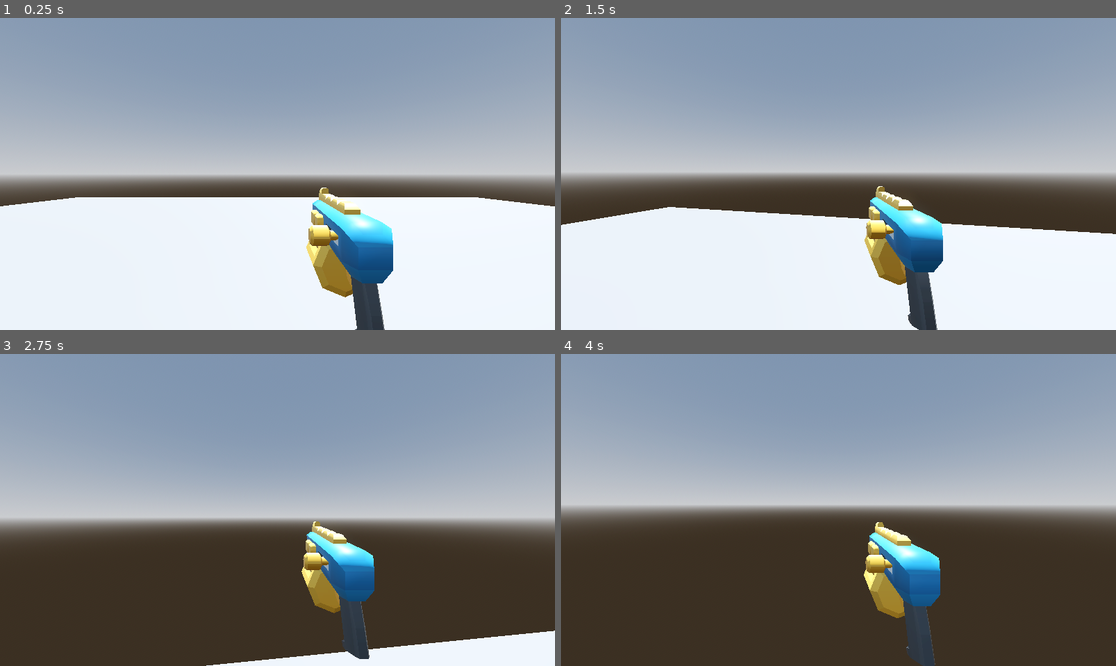
Above: before the commit, frames 1-4 (two rows, left to right).
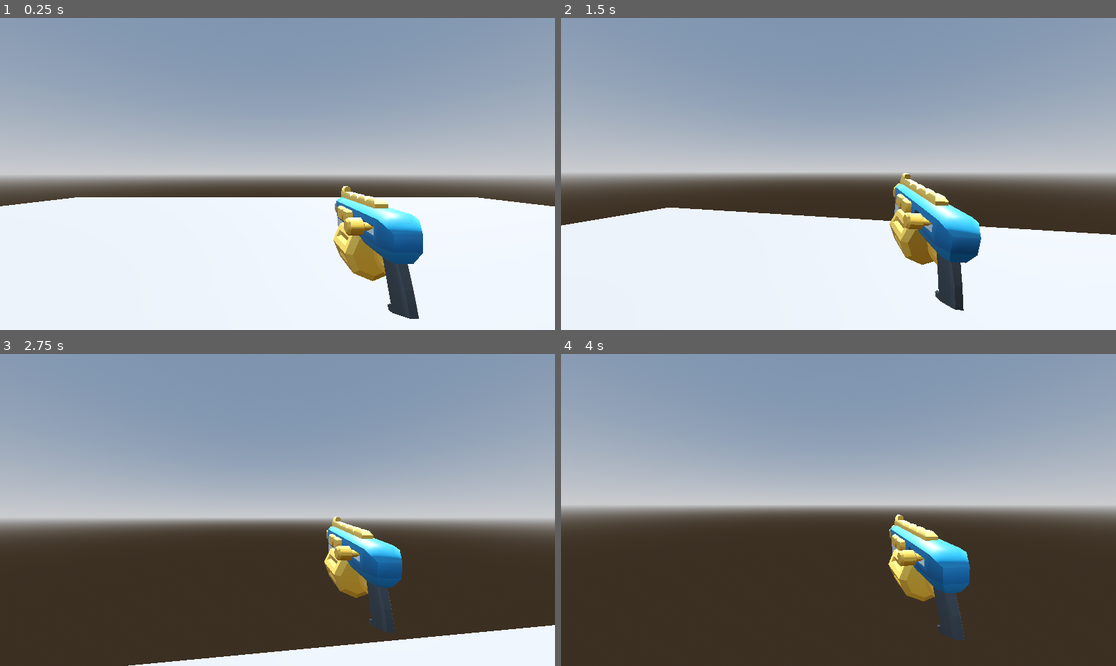
Above: after the commit, the same moments.

Repository: dalton-f/bloodsport
Game: Godot game, scene res://Entities/World/World.tscn
The game is run twice, just before and just after one commit, with the same random seed, the same clock (stepped at 60 frames per second) and the same inputs.
Inputs (mouse positions are in pixels of both pictures, inside the frame that each line leads up to):
- Up to frame 1 (0.25 s): no input
- Up to frame 2 (1.5 s): move the mouse to (866, 174) at 0.52 s; press the mouse at (866, 174) at 0.53 s; hold W (up) from 0.53 s (still down); tap Space (jump) at 0.77 s; move the mouse to (810, 174) at 1.27 s; release the mouse at (810, 174) at 1.28 s; click (810, 174) at 1.35 s
- Up to frame 3 (2.75 s): keep holding W (up); tap Space (jump) at 1.52 s; move the mouse to (288, 503) at 2.02 s; hold Shift (sprint) from 2.03 s (still down); click (288, 503) at 2.3 s
- Up to frame 4 (4 s): keep holding W (up); move the mouse to (832, 516) at 2.77 s; release Shift (sprint) at 2.78 s; click (832, 516) at 2.85 s; tap Space (jump) at 3.02, 3.77 s; move the mouse to (877, 513) at 3.52 s; press the mouse at (877, 513) at 3.53 s

The runs differ from the first frame. In frame 1, 6.4% of the frame differs, in the area x 0-100%, y 53-100%; in frame 2, 6.3%; in frame 3, 6.3%; in frame 4, 5.4%.

Commit message:
Juice up camera and add gun recoil

Diff:
--- a/Entities/Player/Player.gd
+++ b/Entities/Player/Player.gd
@@ -1,14 +1,15 @@
 extends CharacterBody3D
 
 var speed
+var default_weapon_holder_position : Vector3
 
 const WALK_SPEED = 5.0
 const SPRINT_SPEED = 8.0
 const JUMP_VELOCITY = 4.8
 const SENSITIVITY = 0.004
 
-const HEADBOB_FREQUENCY = 2.4
-const HEADBOB_AMPLITUDE = 0.05
+const HEADBOB_FREQUENCY = 2
+const HEADBOB_AMPLITUDE = 0.07
 var headbob_time = 0.0
 
 const BASE_FOV = 75.0
@@ -23,6 +24,7 @@
 
 func _ready():
 	Input.set_mouse_mode(Input.MOUSE_MODE_CAPTURED)
+	default_weapon_holder_position = weapon_manager.position
 
 func _unhandled_input(event):
 	if event is InputEventMouseMotion:
@@ -76,8 +78,33 @@
 
 	move_and_slide()
 
+	_cam_tilt(input_dir.x, delta)
+	_weapon_tilt(input_dir.x, delta)
+	_weapon_bob(velocity.length(), delta)
+
 func _headbob(time) -> Vector3:
 	var pos = Vector3.ZERO
 	pos.y = sin(time * HEADBOB_FREQUENCY) * HEADBOB_AMPLITUDE
 	pos.x = cos(time * HEADBOB_FREQUENCY / 2) * HEADBOB_AMPLITUDE
 	return pos
+
+func _cam_tilt(input_x, delta):
+	if camera:
+		camera.rotation.z = lerp(camera.rotation.z, -input_x * 0.02, 10 * delta)
+
+func _weapon_tilt(input_x, delta):
+	if weapon_manager:
+		weapon_manager.rotation.z = lerp(weapon_manager.rotation.z, -input_x * 0.02 * 10, 10 * delta)
+
+func _weapon_bob(vel : float, delta):
+	if weapon_manager:
+		if vel > 0 and is_on_floor():
+			var bob_amount : float = 0.01
+			var bob_freq : float = 0.01
+
+			weapon_manager.position.y = lerp(weapon_manager.position.y, default_weapon_holder_position.y + sin(Time.get_ticks_msec() * bob_freq) * bob_amount, 10 * delta)
+			weapon_manager.position.x = lerp(weapon_manager.position.x, default_weapon_holder_position.x + sin(Time.get_ticks_msec() * bob_freq * 0.5) * bob_amount, 10 * delta)
+
+		else:
+			weapon_manager.position.y = lerp(weapon_manager.position.y, default_weapon_holder_position.y, 10 * delta)
+			weapon_manager.position.x = lerp(weapon_manager.position.x, default_weapon_holder_position.x, 10 * delta)
--- a/Entities/Player/Player.tscn
+++ b/Entities/Player/Player.tscn
@@ -25,7 +25,7 @@
 [node name="Camera3D" type="Camera3D" parent="Head"]
 
 [node name="WeaponsManager" parent="Head/Camera3D" instance=ExtResource("3_vweq0")]
-transform = Transform3D(1, 0, 0, 0, 1, 0, 0, 0, 1, 0.3452071, -0.40005463, -0.8196671)
+transform = Transform3D(1, 0, 0, 0, 1, 0, 0, 0, 1, 0.5606173, -0.40005463, -0.970376)
 weapon_data = ExtResource("3_1des2")
 
 [node name="HealthComponent" parent="." instance=ExtResource("2_ww0jn")]
--- /dev/null
+++ b/Entities/Weapons/RecoilHandler/RecoilHandler.gd
@@ -0,0 +1,42 @@
+extends Node
+class_name RecoilHandler
+
+@export var target_object : Node3D
+@export var recoil_rotation_x : Curve
+@export var recoil_rotation_z : Curve
+@export var recoil_position_z : Curve
+@export var recoil_amplitude := Vector3(1,1,1)
+@export var lerp_speed : float = 1
+@export var recoil_speed : float = 1
+
+var def_pos : Vector3
+var def_rot : Vector3
+var target_rot : Vector3
+var target_pos : Vector3
+var current_time : float
+
+func _ready():
+	def_pos = target_object.position
+	def_rot = target_object.rotation
+	target_rot.y = target_object.rotation.y
+	current_time = 1
+
+func _physics_process(delta):
+	if current_time < 1:
+		current_time += delta * recoil_speed
+		target_object.position.z = lerp(target_object.position.z, def_pos.z + target_pos.z, lerp_speed * delta)
+		target_object.rotation.z = lerp(target_object.rotation.z, def_rot.z + target_rot.z, lerp_speed * delta)
+		target_object.rotation.x = lerp(target_object.rotation.x, def_rot.x + target_rot.x, lerp_speed * delta)
+
+		target_rot.z = recoil_rotation_z.sample(current_time) * recoil_amplitude.y
+		target_rot.x = recoil_rotation_x.sample(current_time) * -recoil_amplitude.x
+		target_pos.z = recoil_position_z.sample(current_time) * recoil_amplitude.z
+
+func apply_recoil():
+	recoil_amplitude.y *= -1 if randf() > 0.5 else 1
+
+	target_rot.z = recoil_rotation_z.sample(0) * recoil_amplitude.y
+	target_rot.x = recoil_rotation_x.sample(0) * -recoil_amplitude.x
+	target_pos.z = recoil_position_z.sample(0) * recoil_amplitude.z
+
+	current_time = 0
--- /dev/null
+++ b/Entities/Weapons/RecoilHandler/recoil_curve.tres
@@ -0,0 +1,6 @@
+[gd_resource type="Curve" format=3 uid="uid://cr7cusceupwm0"]
+
+[resource]
+_limits = [-1.0, 1.0, 0.0, 1.0]
+_data = [Vector2(0, 1), 0.0, 0.0, 0, 0, Vector2(0.134, -0.25), 0.0, 0.0, 0, 0, Vector2(0.268, 0.15), 0.0, 0.0, 0, 0, Vector2(0.43, 0), 0.0, 0.0, 0, 0]
+point_count = 4
--- a/Entities/Weapons/WeaponData.gd
+++ b/Entities/Weapons/WeaponData.gd
@@ -4,6 +4,6 @@
 @export var weapon_name: String = ""
 @export var weapon_scene: PackedScene
 @export var damage: int = 10;
-@export var fire_rate: int = 3
+@export var fire_rate: float = 3.5
 @export var pellets: int = 1
-@export var bullet_spread: int = 0
+@export var bullet_spread: float = 0
--- a/Entities/Weapons/WeaponTypes/Pistol/Pistol.tres
+++ b/Entities/Weapons/WeaponTypes/Pistol/Pistol.tres
@@ -7,4 +7,5 @@
 script = ExtResource("1_dap2u")
 weapon_name = "Pistol"
 weapon_scene = ExtResource("2_rboun")
+fire_rate = 4
 metadata/_custom_type_script = "uid://chwcpm42hh1ca"
--- a/Entities/Weapons/WeaponTypes/Pistol/Pistol.tscn
+++ b/Entities/Weapons/WeaponTypes/Pistol/Pistol.tscn
@@ -1,6 +1,15 @@
-[gd_scene load_steps=2 format=3 uid="uid://wsevk4hddh2a"]
+[gd_scene load_steps=4 format=3 uid="uid://wsevk4hddh2a"]
 
 [ext_resource type="PackedScene" uid="uid://covvcvwrrscns" path="res://Entities/Weapons/WeaponTypes/Pistol/Pistol.gltf" id="1_y36us"]
+[ext_resource type="Script" uid="uid://de8gs3hyajrhk" path="res://Entities/Weapons/RecoilHandler/RecoilHandler.gd" id="2_purpd"]
+[ext_resource type="Curve" uid="uid://cr7cusceupwm0" path="res://Entities/Weapons/RecoilHandler/recoil_curve.tres" id="3_j06v3"]
 
-[node name="Pistol" instance=ExtResource("1_y36us")]
+[node name="Pistol" node_paths=PackedStringArray("target_object") instance=ExtResource("1_y36us")]
 transform = Transform3D(-1, 0, -8.742278e-08, 0, 1, 0, 8.742278e-08, 0, -1, 0, 0, 0)
+script = ExtResource("2_purpd")
+target_object = NodePath(".")
+recoil_rotation_x = ExtResource("3_j06v3")
+recoil_rotation_z = ExtResource("3_j06v3")
+recoil_position_z = ExtResource("3_j06v3")
+recoil_amplitude = Vector3(0.75, 0.4, 0.15)
+lerp_speed = 5.0
--- a/Entities/Weapons/WeaponsManager/WeaponsManager.gd
+++ b/Entities/Weapons/WeaponsManager/WeaponsManager.gd
@@ -1,3 +1,4 @@
+@tool
 extends Node3D
 
 @export var weapon_data: WeaponData
@@ -19,9 +20,10 @@
 
 	can_shoot = false
 
+	var space_state = camera.get_world_3d().direct_space_state
+	var screen_center = get_viewport().size / 2
+
 	for i in range(weapon_data.pellets):
-		var space_state = camera.get_world_3d().direct_space_state
-		var screen_center = get_viewport().size / 2
 		var origin = camera.project_ray_origin(screen_center)
 
 		var direction = camera.project_ray_normal(screen_center)
@@ -41,6 +43,8 @@
 		if result and result.collider.has_node("HealthComponent"):
 			result.collider.get_node("HealthComponent").damage(weapon_data.damage)
 
-		var cooldown = 1.0 / float(weapon_data.fire_rate)
-		await get_tree().create_timer(cooldown).timeout
-		can_shoot = true
+	current_weapon.apply_recoil()
+
+	var cooldown = 1.0 / float(weapon_data.fire_rate)
+	await get_tree().create_timer(cooldown).timeout
+	can_shoot = true
Not shown, added: Entities/Weapons/RecoilHandler/RecoilHandler.gd.uid
